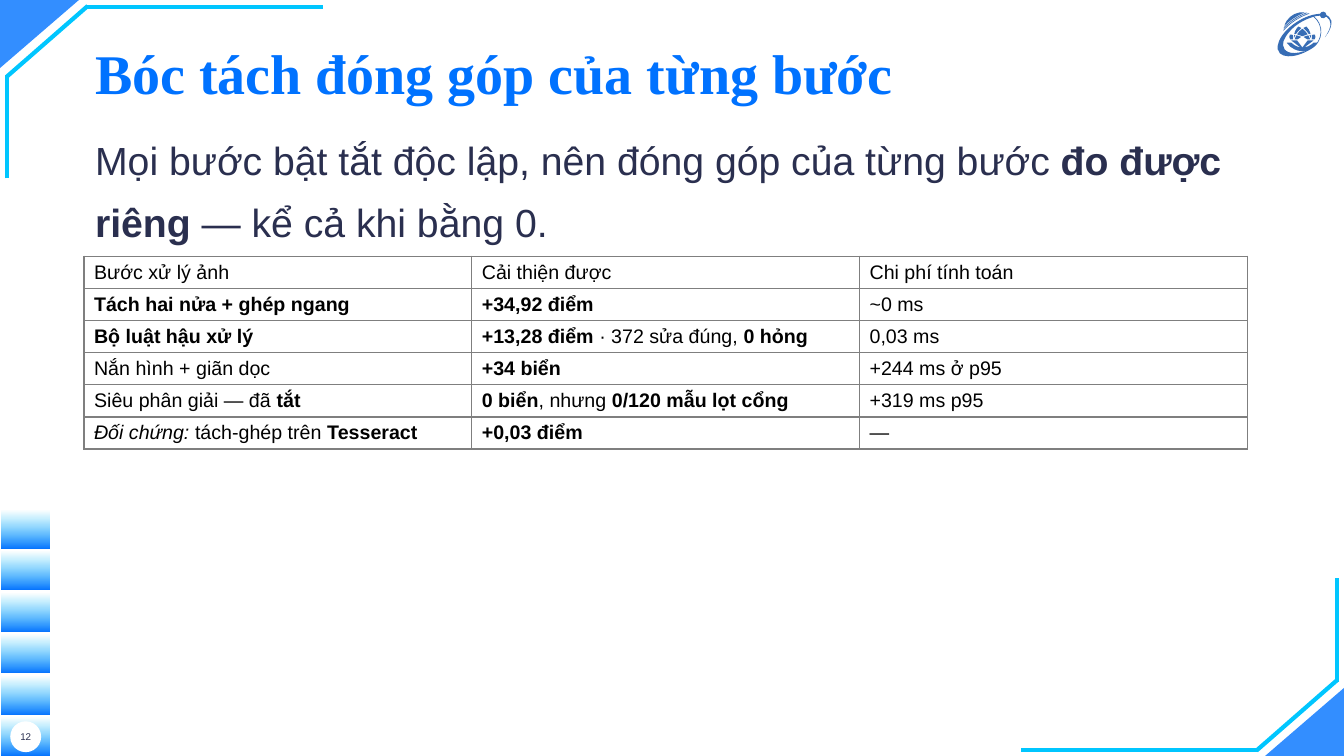
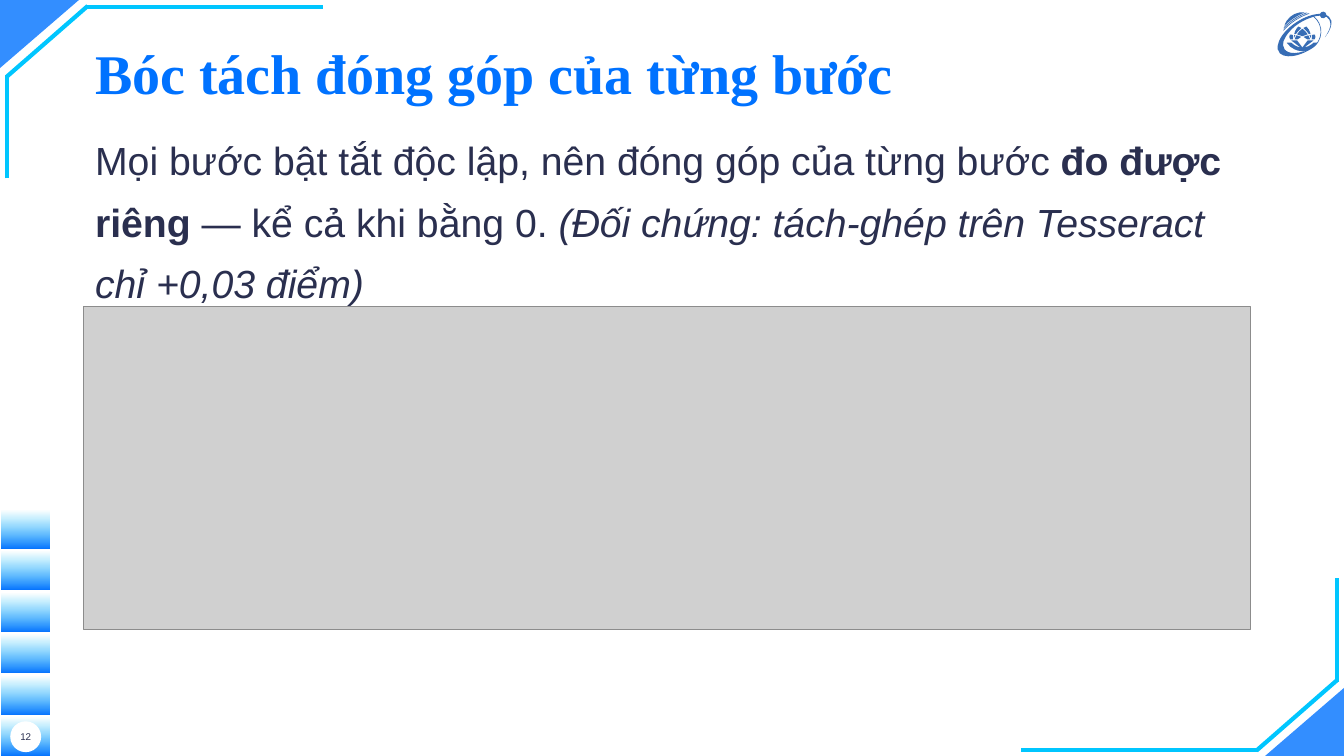
Before and after one commit to hieunguyen2604/alpr-do-an-mon-hoc, a slide deck: slide 12 of docs/slides/12-slides-mon-hoc.pptx. Drawn at 1344x756 pixels with LibreOffice and Linux fonts; fonts in the diff are those of the drawing; grey boxes stand for pictures; background and template pictures are left out. Boxes give left, top, right and bottom in pixels: in the first picture for what was removed or moved away, otherwise in the second. Text is boxed around its words. In the diff, an @@ line names an element or a change of style, - is before the commit and + after.

```diff
--- a/docs/slides/12-slides-mon-hoc.pptx
+++ b/docs/slides/12-slides-mon-hoc.pptx
@@ text at bbox=[95, 144, 1221, 306]: text changed @@
-Mọi bước bật tắt độc lập, nên đóng góp của từng bước đo được riêng — kể cả khi bằng 0.
+Mọi bước bật tắt độc lập, nên đóng góp của từng bước đo được riêng — kể cả khi bằng 0. (Đối chứng: tách-ghép trên Tesseract chỉ +0,03 điểm)
@@ table removed at bbox=[84, 256, 1248, 681], 6 rows, 3 columns @@
-Bước xử lý ảnh | Cải thiện được | Chi phí tính toán
-Tách hai nửa + ghép ngang | +34,92 điểm | ~0 ms
-Bộ luật hậu xử lý | +13,28 điểm · 372 sửa đúng, 0 hỏng | 0,03 ms
-Nắn hình + giãn dọc | +34 biển | +244 ms ở p95
-Siêu phân giải — đã tắt | 0 biển, nhưng 0/120 mẫu lọt cổng | +319 ms p95
-Đối chứng: tách-ghép trên Tesseract | +0,03 điểm | —
@@ picture added at bbox=[84, 307, 1250, 630] @@
```
Also in this commit, not shown: 5 other slides changed, 15 other files.
